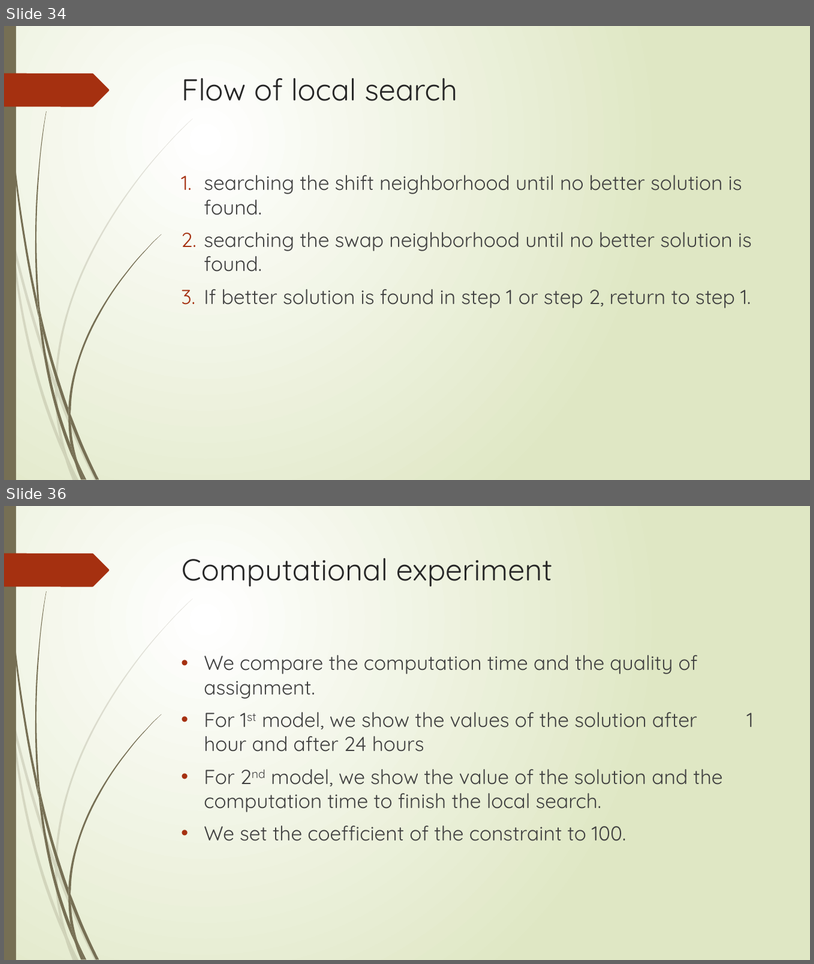
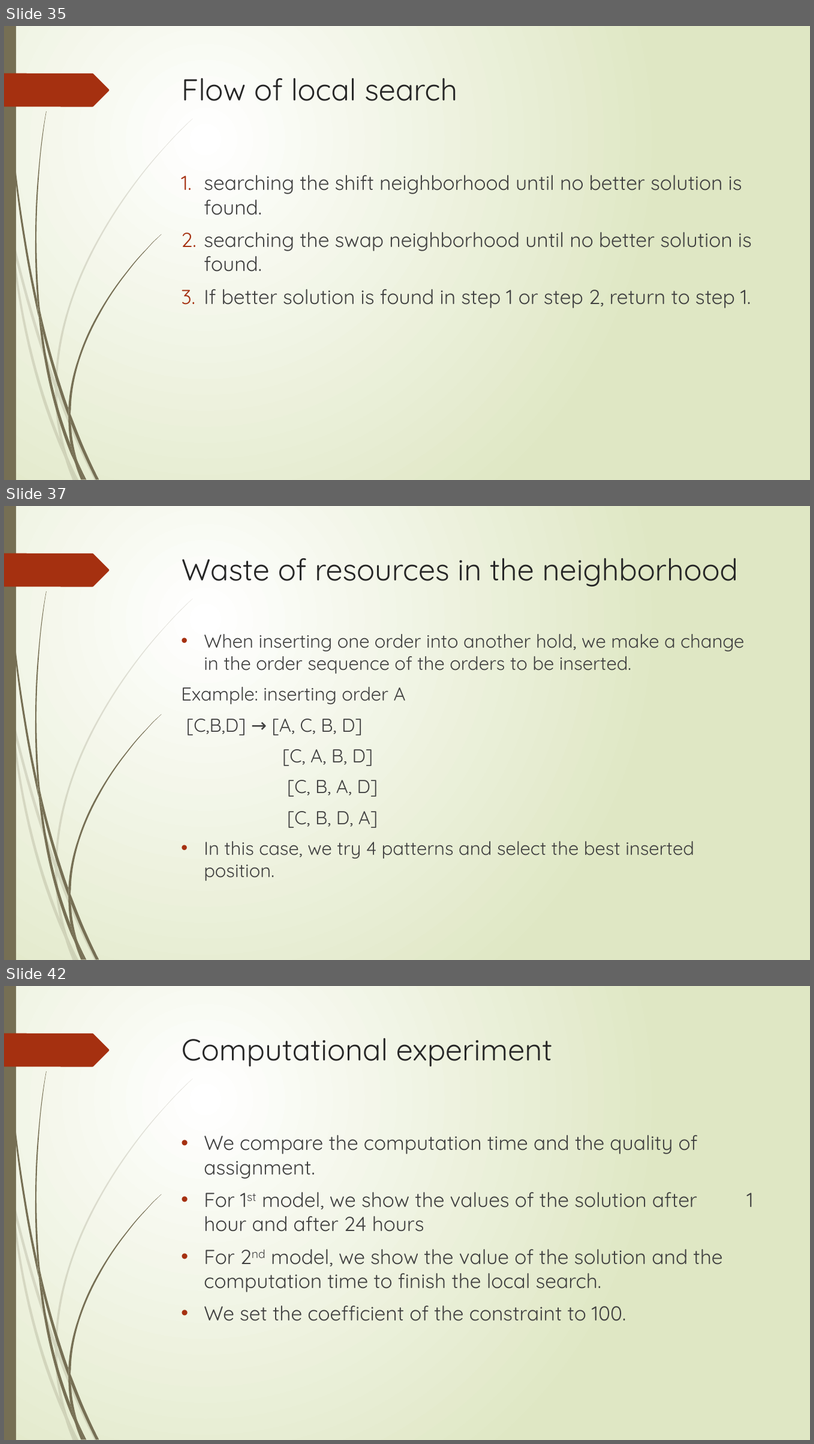
Before and after one commit to r-kurosu/kline_new, a slide deck: 竹田_修論発表.pptx. Shown one above the other, each under a label of ours: slides 34 and 36 before the commit, slides 35, 37 and 42 after it; the slides between them are not shown. The pictures are 814x964 and 814x1444 pixels, drawn with LibreOffice and Linux fonts; fonts in the diff are those of the drawing. Boxes give left, top, right and bottom in pixels: in the first picture for what was removed or moved away, otherwise in the second. Text is boxed around its words. In the diff, an @@ line names an element or a change of style, - is before the commit and + after.

```diff
--- a/竹田_修論発表.pptx
+++ b/竹田_修論発表.pptx
@@ slide 37 added at [4, 506, 810, 960], background gradient #FFFFFF to #DFE8C4; not listed: 24 template elements that a slide beside it also shows @@
@@ title added at [182, 558, 738, 586], 36 pt, text #262626 @@
+Waste of resources in the neighborhood
@@ text added at [181, 634, 744, 880], 22.2 pt, text #404040 @@
+• When inserting one order into another hold, we make a change in the order sequence of the orders to be inserted.
+Example: inserting order A
+[C,B,D] → [A, C, B, D]
+[C, A, B, D]
+[C, B, A, D]
+[C, B, D, A]
+• In this case, we try 4 patterns and select the best inserted position.
@@ what was slide 34 is now slide 35 @@
@@ what was slide 36 is now slide 42 @@
```
Also in this commit, not shown: 5 other slides added.
